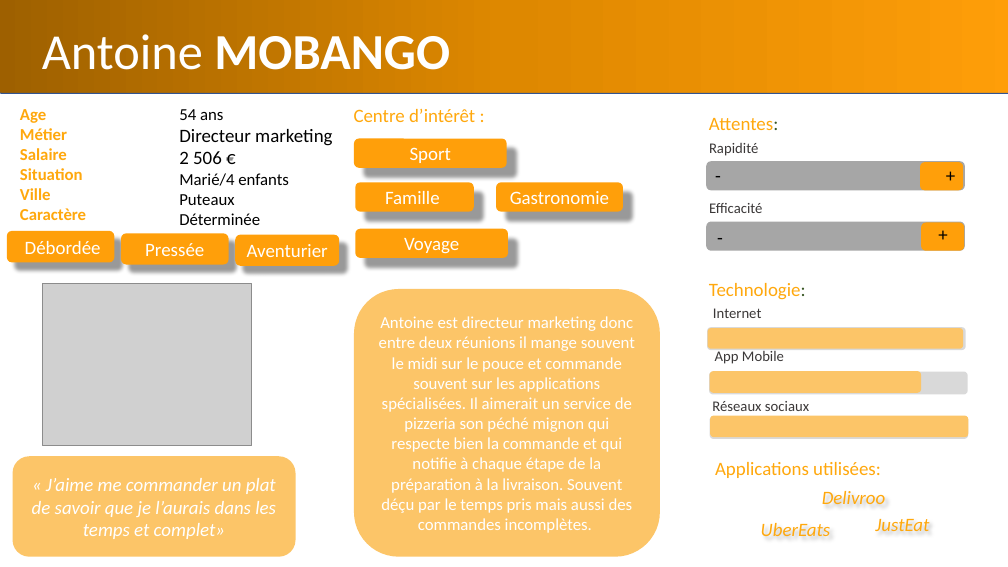
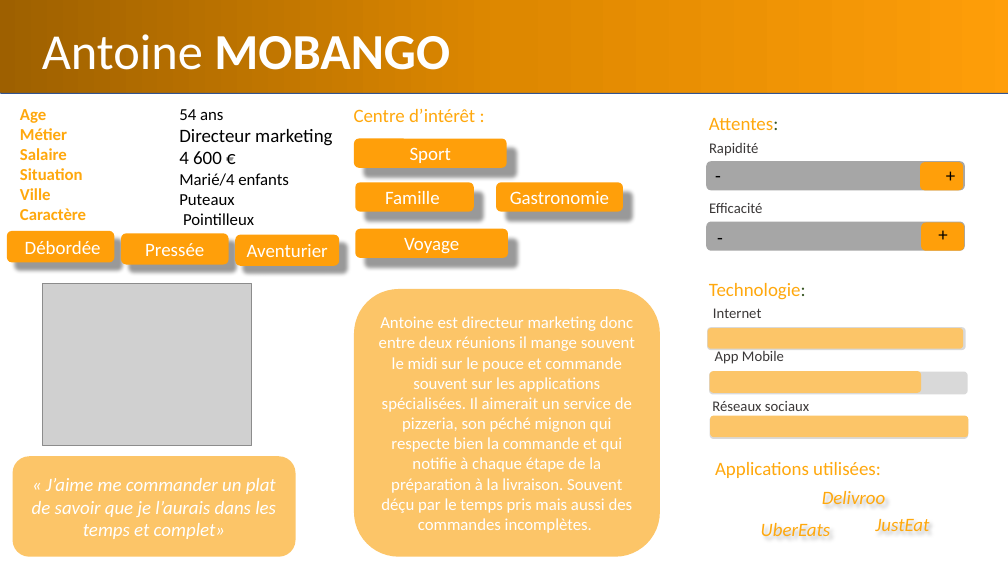
Before and after one commit to Keltoum-BLK/projet_6, a slide deck: slide 5 of persona et shéma de fonctionnement ecommerce.pptx. Drawn at 1008x567 pixels with LibreOffice and Linux fonts; fonts in the diff are those of the drawing; grey boxes stand for pictures. Boxes give left, top, right and bottom in pixels: in the first picture for what was removed or moved away, otherwise in the second. Text is boxed around its words. In the diff, an @@ line names an element or a change of style, - is before the commit and + after.

```diff
--- a/persona et shéma de fonctionnement ecommerce.pptx
+++ b/persona et shéma de fonctionnement ecommerce.pptx
@@ text at (x1=179, y1=151, x2=222, y2=164): text changed @@
-2 506 €
+4 600 €
@@ text at (x1=183, y1=213, x2=254, y2=225): text changed @@
-Déterminée
+Pointilleux
@@ text in rounded rectangle at (x1=379, y1=316, x2=635, y2=533): text changed @@
-Antoine est directeur marketing donc entre deux réunions il mange souvent le midi sur le pouce et commande souvent sur les applications spécialisées. Il aimerait un service de pizzeria son péché mignon qui respecte bien la commande et qui notifie à chaque étape de la préparation à la livraison. Souvent déçu par le temps pris mais aussi des commandes incomplètes.
+Antoine est directeur marketing donc entre deux réunions il mange souvent le midi sur le pouce et commande souvent sur les applications spécialisées. Il aimerait un service de pizzeria, son péché mignon qui respecte bien la commande et qui notifie à chaque étape de la préparation à la livraison. Souvent déçu par le temps pris mais aussi des commandes incomplètes.
```
Also in this commit, not shown: 1 other slide changed, 1 slide added, 10 other files.
